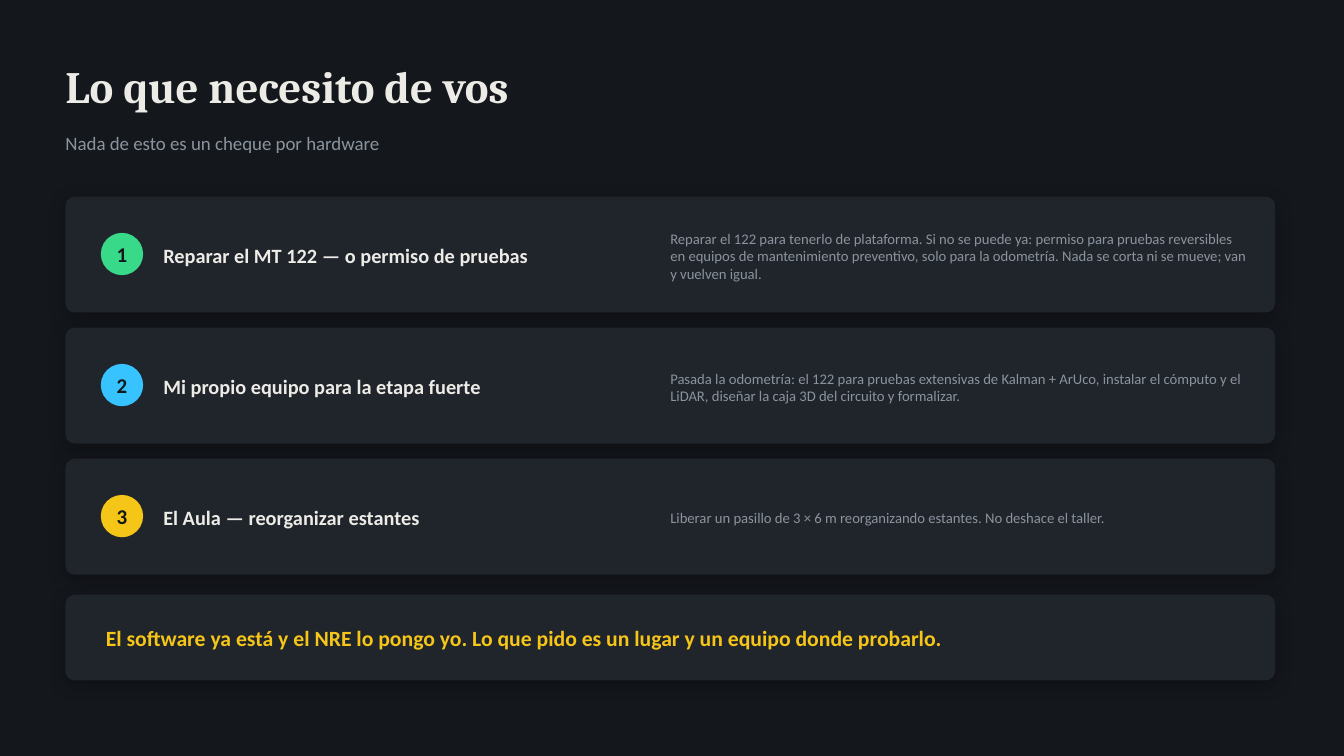
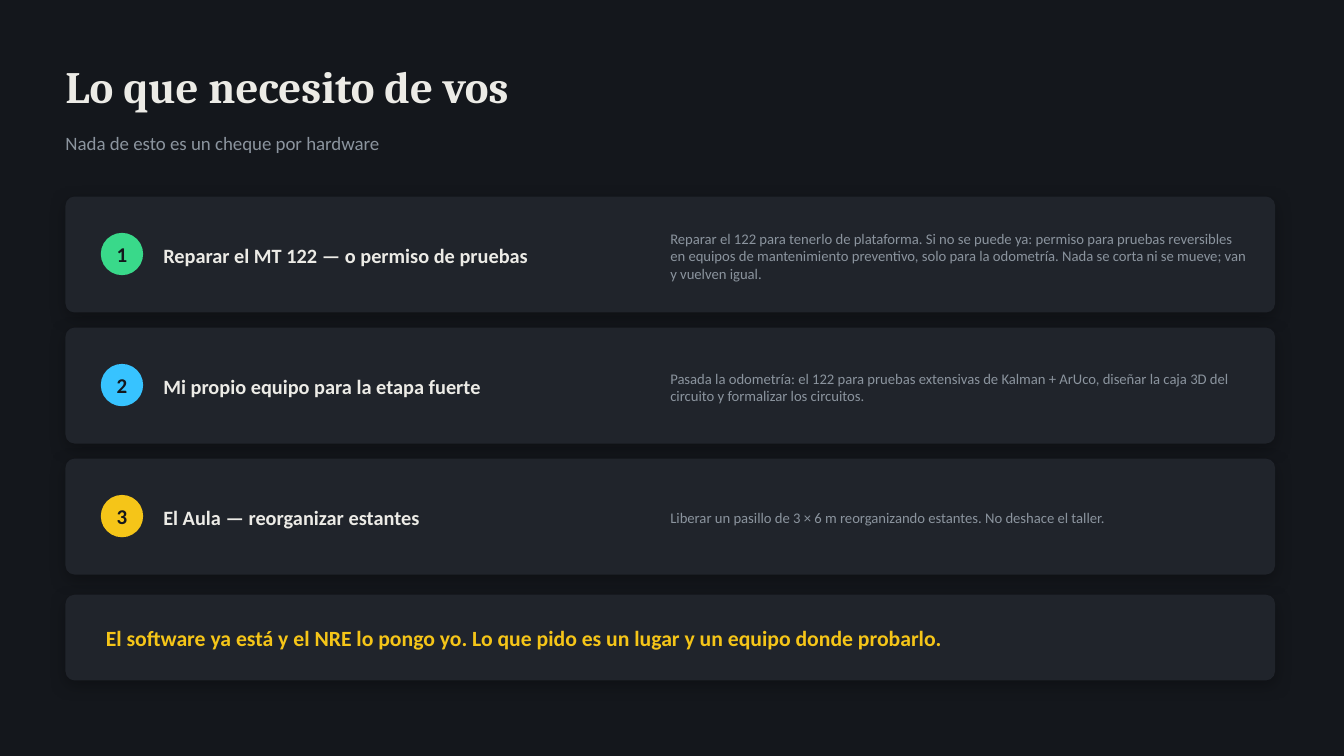
Before and after one commit to Rodzilla-TheCreator/tata, a slide deck: slide 16 of presentaciones/TaTa_Estado_y_Pedido_Omar.pptx (slide 17 before the commit). Drawn at 1344x756 pixels with LibreOffice and Linux fonts; fonts in the diff are those of the drawing. Boxes give left, top, right and bottom in pixels: in the first picture for what was removed or moved away, otherwise in the second. Text is boxed around its words. In the diff, an @@ line names an element or a change of style, - is before the commit and + after.

```diff
--- a/presentaciones/TaTa_Estado_y_Pedido_Omar.pptx
+++ b/presentaciones/TaTa_Estado_y_Pedido_Omar.pptx
@@ text at bbox=[670, 374, 1228, 403]: text changed @@
-Pasada la odometría: el 122 para pruebas extensivas de Kalman + ArUco, instalar el cómputo y el LiDAR, diseñar la caja 3D del circuito y formalizar.
+Pasada la odometría: el 122 para pruebas extensivas de Kalman + ArUco, diseñar la caja 3D del circuito y formalizar los circuitos.
```
Also in this commit, not shown: 5 other slides changed, 1 slide removed, 2 other files.
